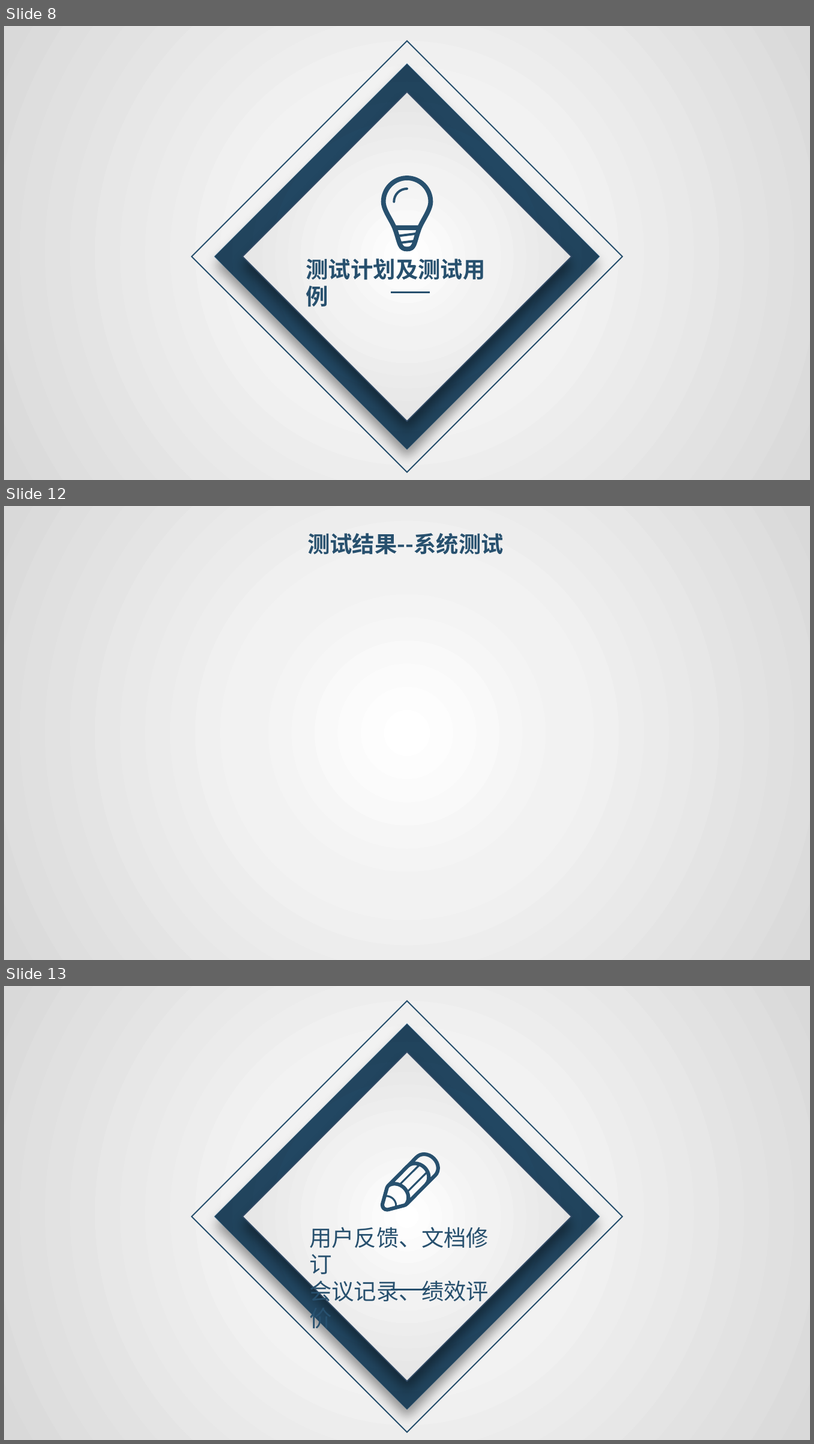
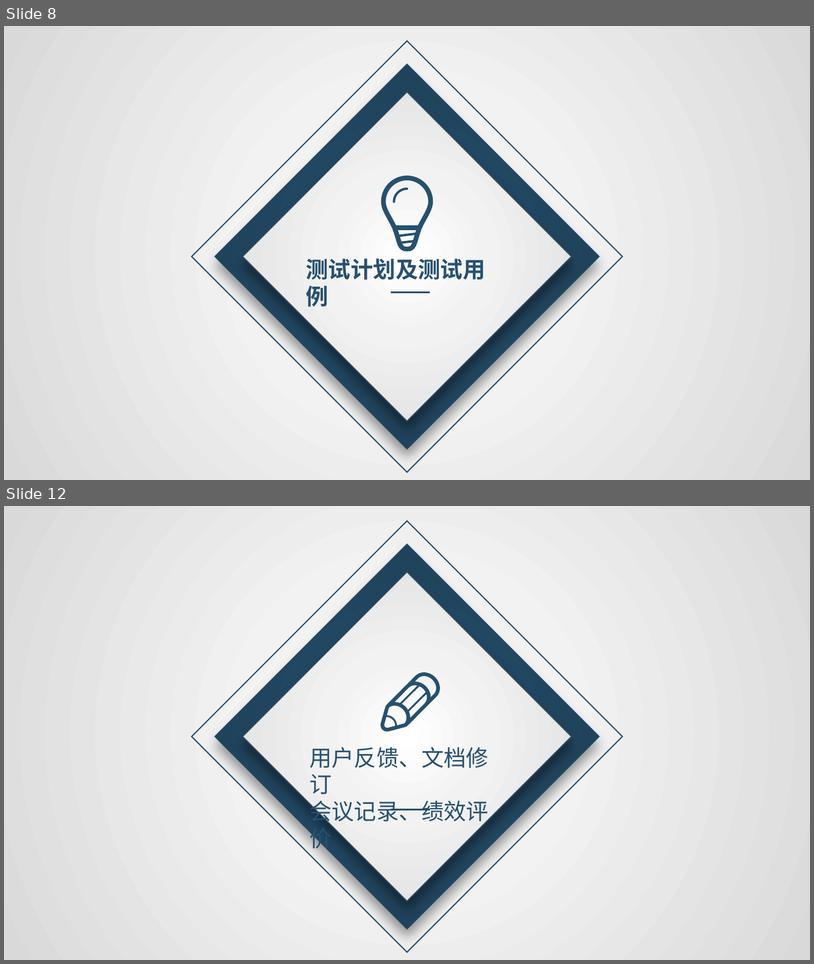
Before and after one commit to avgstuBoboge/SE2020-document, a slide deck: ppt/SE2020-G16-实现测试.pptx. Shown one above the other, each under a label of ours: slides 8, 12 and 13 before the commit, slides 8 and 12 after it; the slides between them are not shown. The pictures are 814x1444 and 814x964 pixels, drawn with LibreOffice and Linux fonts; fonts in the diff are those of the drawing. Boxes give left, top, right and bottom in pixels: in the first picture for what was removed or moved away, otherwise in the second. Text is boxed around its words. In the diff, an @@ line names an element or a change of style, - is before the commit and + after.

```diff
--- a/ppt/SE2020-G16-实现测试.pptx
+++ b/ppt/SE2020-G16-实现测试.pptx
@@ slide 12 removed at <box>4,506,810,960</box>, background gradient #FFFFFF to #F2F2F2 to #D9D9D9 @@
@@ text removed at <box>308,533,504,555</box> @@
-测试结果--系统测试
@@ what was slide 13 is now slide 12 @@
```
Also in this commit, not shown: 5 slides changed, 2 other slides removed, 1 other file.
